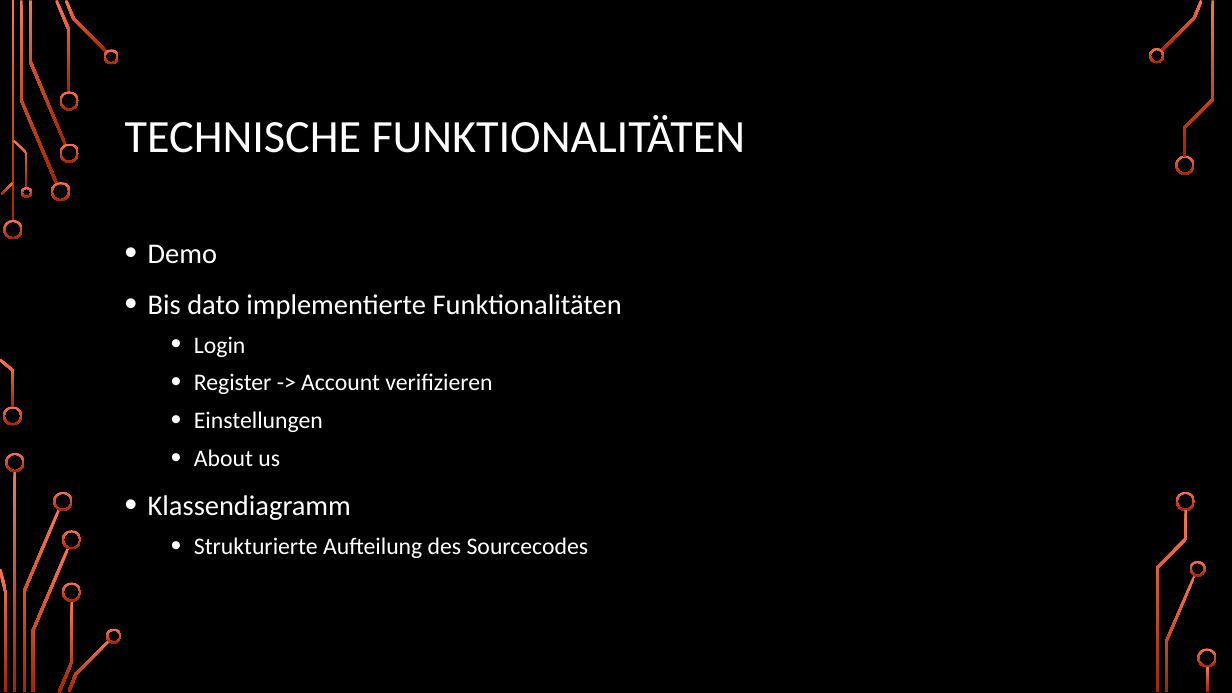
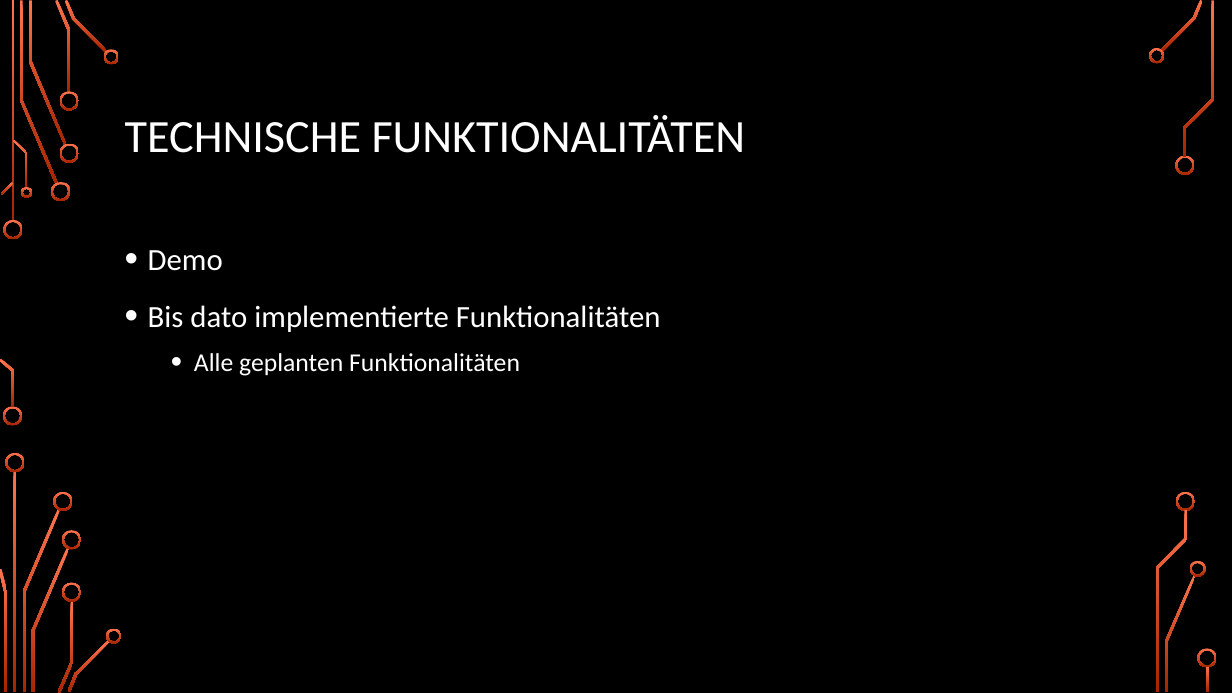
Before and after one commit to DudeStudienarbeitLMAO/TINF15B4-LSMF, a slide deck: slide 32 of docs/Midterm-Presentation/SoftwareEngineering_Präsi.pptx (slide 16 before the commit). Drawn at 1232x693 pixels with LibreOffice and Linux fonts; fonts in the diff are those of the drawing; background and template pictures are left out. Boxes give left, top, right and bottom in pixels: in the first picture for what was removed or moved away, otherwise in the second. Text is boxed around its words. In the diff, an @@ line names an element or a change of style, - is before the commit and + after.

```diff
--- a/docs/Midterm-Presentation/SoftwareEngineering_Präsi.pptx
+++ b/docs/Midterm-Presentation/SoftwareEngineering_Präsi.pptx
@@ text at <box>148,250,661,332</box>: size 22.2 to 24 pt in "Demo", "Bis dato implementierte Funktionalitäten"; line spacing 1.1 to 1.2 @@
@@ text at <box>194,353,520,376</box>: text changed; size 18.5 to 20 pt @@
-  • Login
-  • Register -> Account verifizieren
-  • Einstellungen
-  • About us
-• Klassendiagramm
-  • Strukturierte Aufteilung des Sourcecodes
+  • Alle geplanten Funktionalitäten
```
Also in this commit, not shown: 6 other slides changed, 21 slides added, 9 slides removed, 2 other files.
